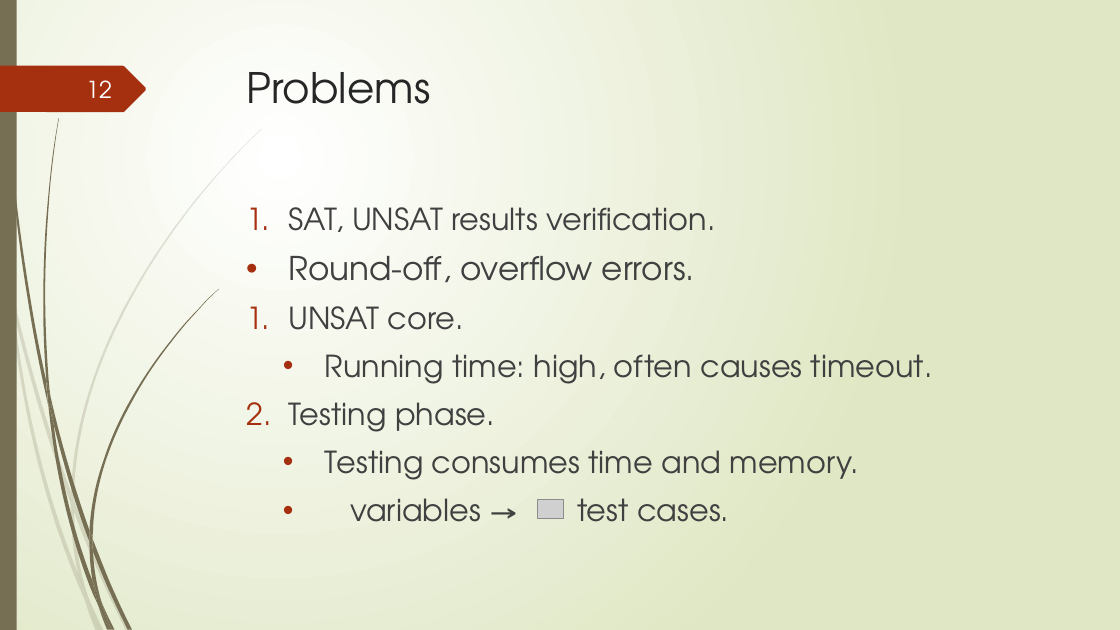
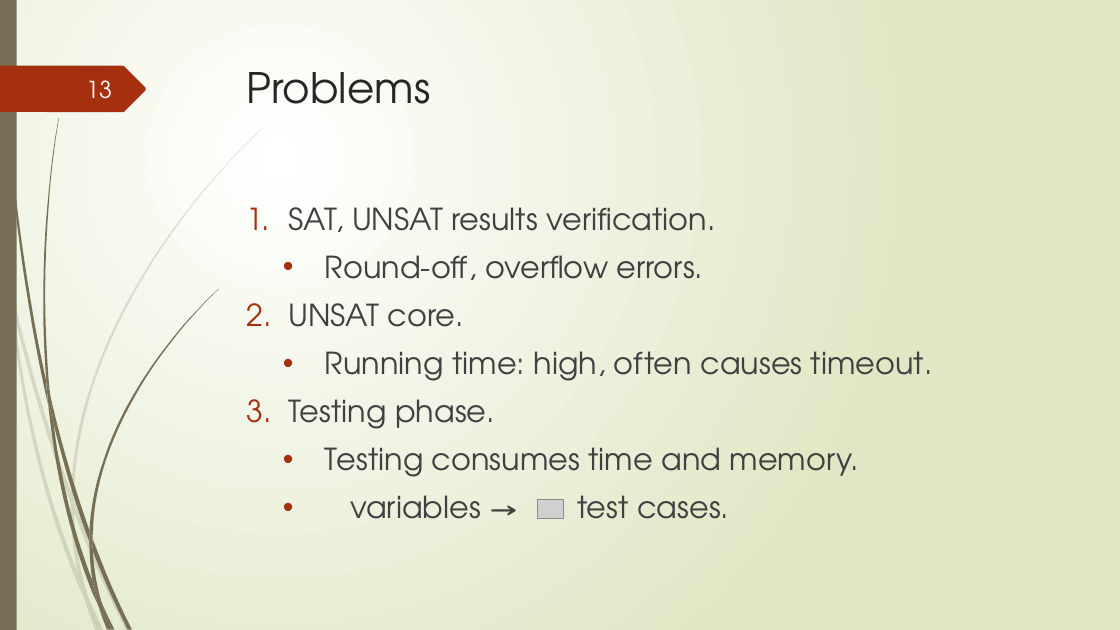
Before and after one commit to tungvx/raSAT, a slide deck: slide 13 of report/midterm.pptx (slide 12 before the commit). Drawn at 1120x630 pixels with LibreOffice and Linux fonts; fonts in the diff are those of the drawing; grey boxes stand for pictures; background and template pictures are left out. Boxes give left, top, right and bottom in pixels: in the first picture for what was removed or moved away, otherwise in the second. Text is boxed around its words. In the diff, an @@ line names an element or a change of style, - is before the commit and + after.

```diff
--- a/report/midterm.pptx
+++ b/report/midterm.pptx
@@ page number at [86, 80, 112, 99]: text changed @@
-12
+13
@@ text at [325, 255, 703, 280]: size 28 to 26 pt in "Round-off, overflow errors."; list level 1 to 2 in "Round-off, overflow errors." @@
```
Also in this commit, not shown: 8 other slides changed, 4 slides added, 5 slides removed, 6 other files.
